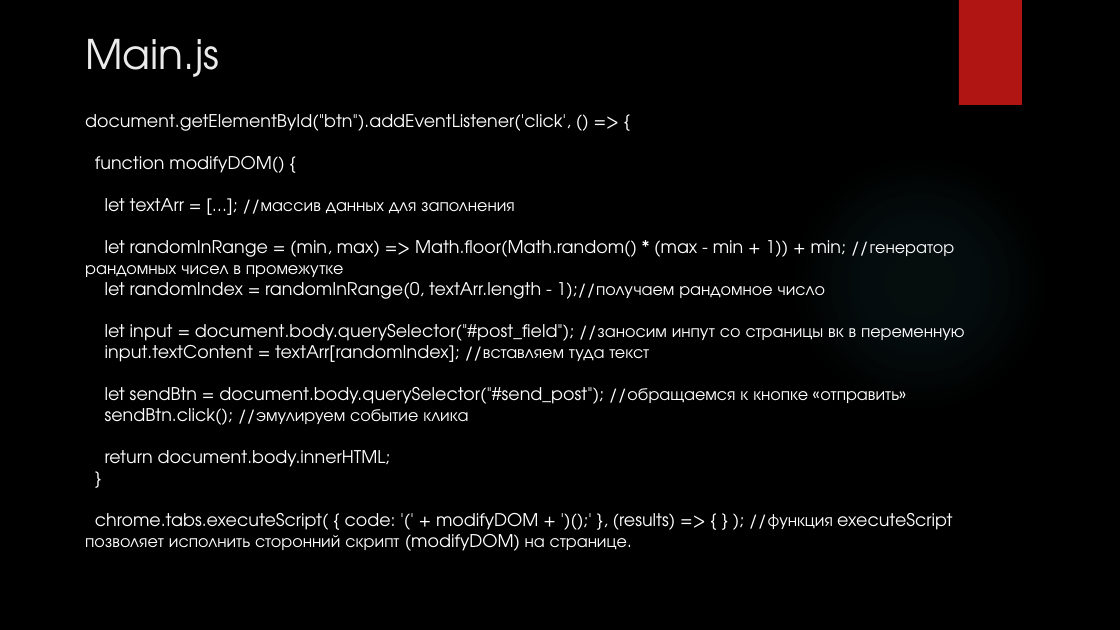
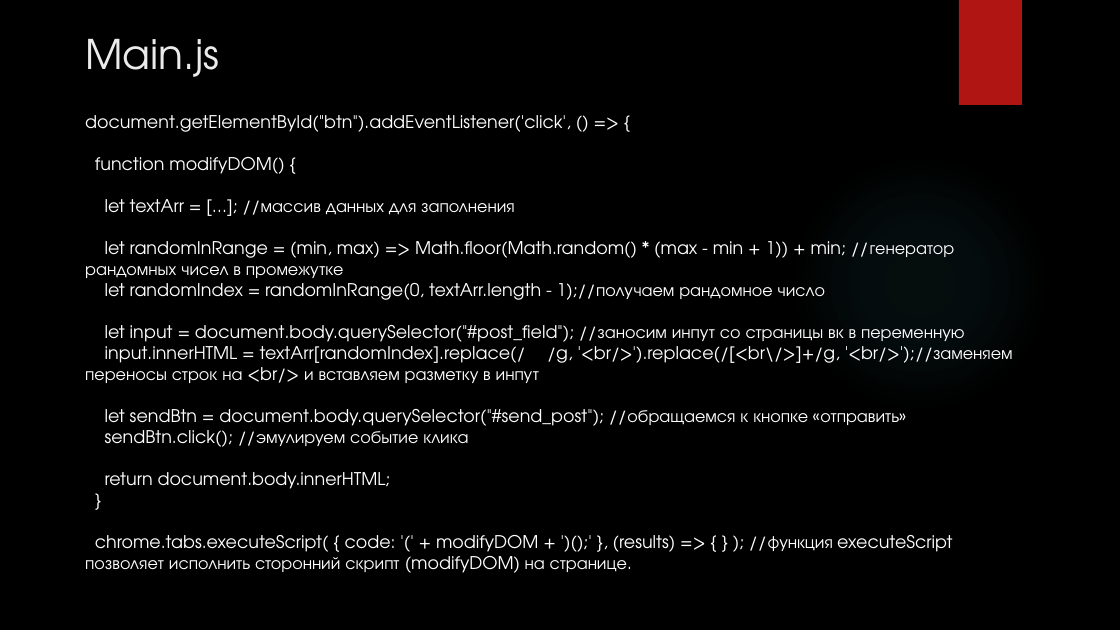
Before and after one commit to oleg-vasilyev/AutofillExtension, a slide deck: slide 7 of AutoFill_Extension.pptx (slide 6 before the commit). Drawn at 1120x630 pixels with LibreOffice and Linux fonts; fonts in the diff are those of the drawing; background and template pictures are left out. Boxes give left, top, right and bottom in pixels: in the first picture for what was removed or moved away, otherwise in the second. Text is boxed around its words. In the diff, an @@ line names an element or a change of style, - is before the commit and + after.

```diff
--- a/AutoFill_Extension.pptx
+++ b/AutoFill_Extension.pptx
@@ text at [85,341,1013,383]: text changed @@
-input.textContent = textArr[randomIndex]; //вставляем туда текст
+input.innerHTML = textArr[randomIndex].replace(/ /g, '<br/>').replace(/[<br\/>]+/g, '<br/>');//заменяем переносы строк на <br/> и вставляем разметку в инпут
```
Also in this commit, not shown: 5 other slides changed, 1 slide added.
